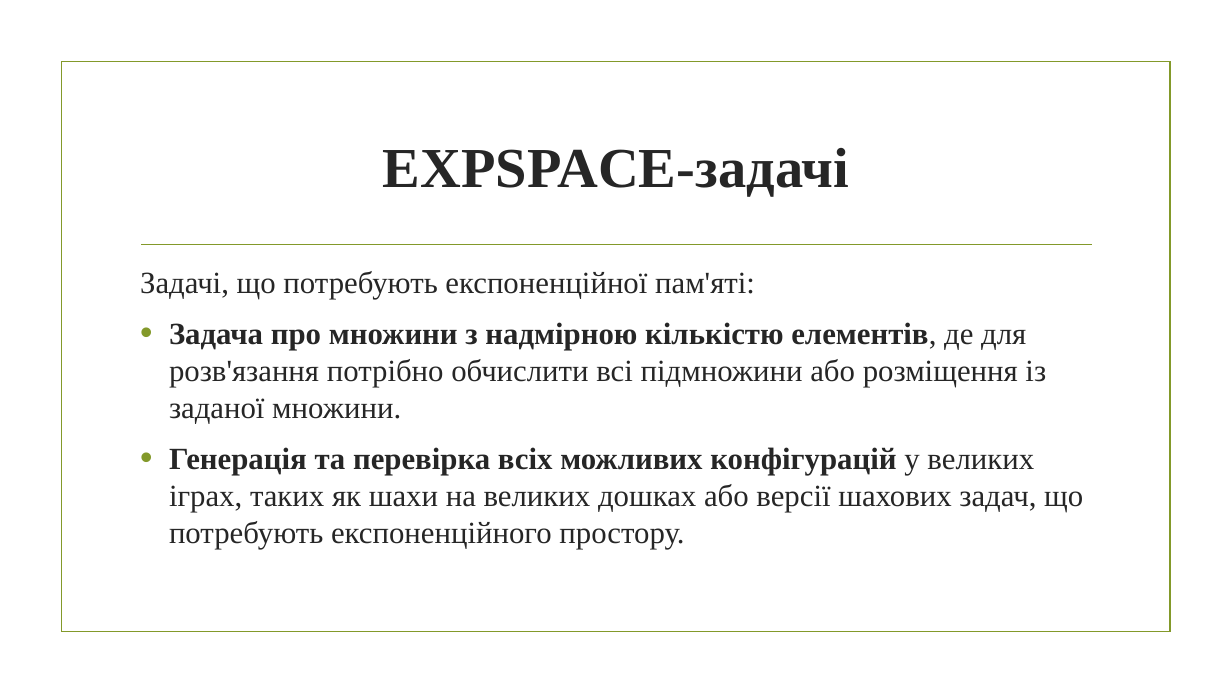
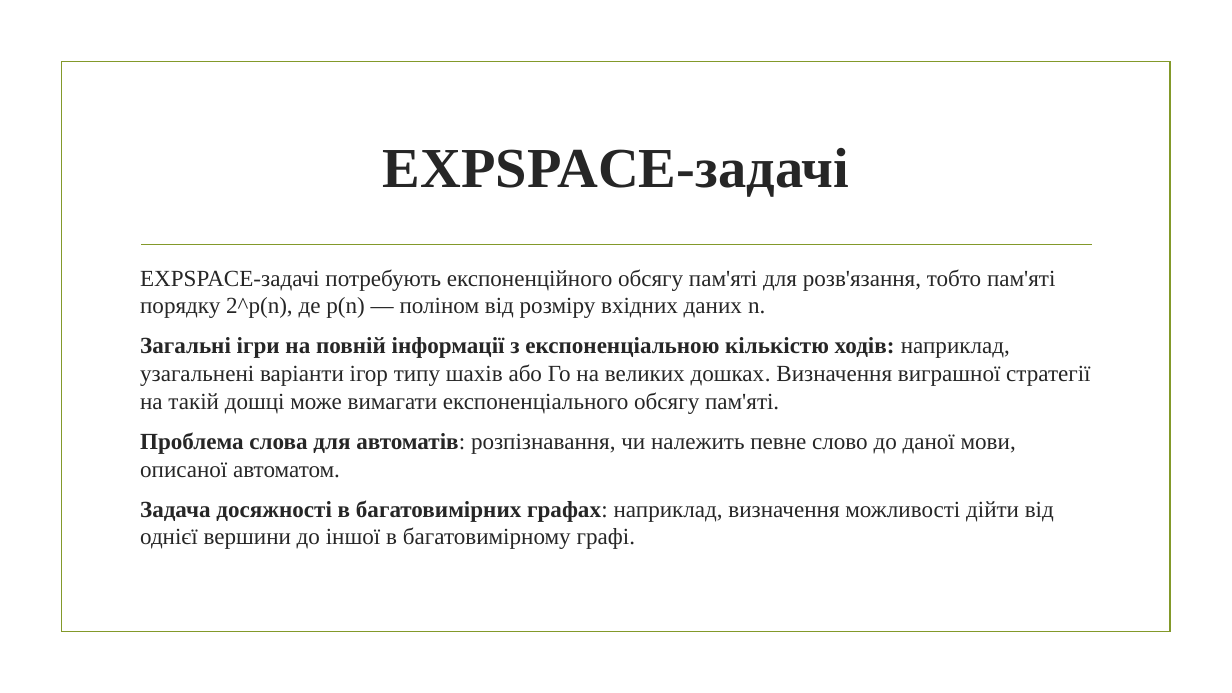
Before and after one commit to mecchmatProjects/Facultative, a slide deck: slide 10 of Lect2.pptx. Drawn at 1232x693 pixels with LibreOffice and Linux fonts; fonts in the diff are those of the drawing; background and template pictures are left out. Boxes give left, top, right and bottom in pixels: in the first picture for what was removed or moved away, otherwise in the second. Text is boxed around its words. In the diff, an @@ line names an element or a change of style, - is before the commit and + after.

```diff
--- a/Lect2.pptx
+++ b/Lect2.pptx
@@ text at [140, 269, 1090, 549]: text changed; size 24 to 18 pt @@
-Задачі, що потребують експоненційної пам'яті:
-• Задача про множини з надмірною кількістю елементів, де для розв'язання потрібно обчислити всі підмножини або розміщення із заданої множини.
-• Генерація та перевірка всіх можливих конфігурацій у великих іграх, таких як шахи на великих дошках або версії шахових задач, що потребують експоненційного простору.
+EXPSPACE-задачі потребують експоненційного обсягу пам'яті для розв'язання, тобто пам'яті порядку 2^p(n), де p(n) — поліном від розміру вхідних даних n.
+Загальні ігри на повній інформації з експоненціальною кількістю ходів: наприклад, узагальнені варіанти ігор типу шахів або Го на великих дошках. Визначення виграшної стратегії на такій дошці може вимагати експоненціального обсягу пам'яті.
+Проблема слова для автоматів: розпізнавання, чи належить певне слово до даної мови, описаної автоматом.
+Задача досяжності в багатовимірних графах: наприклад, визначення можливості дійти від однієї вершини до іншої в багатовимірному графі.
```
Also in this commit, not shown: 5 other slides changed, 15 other files.
